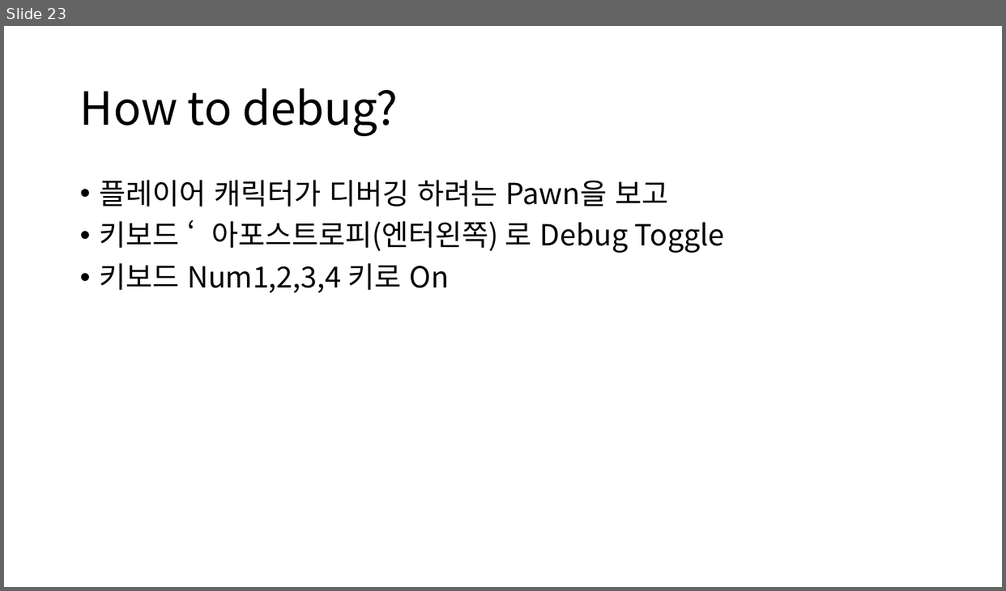
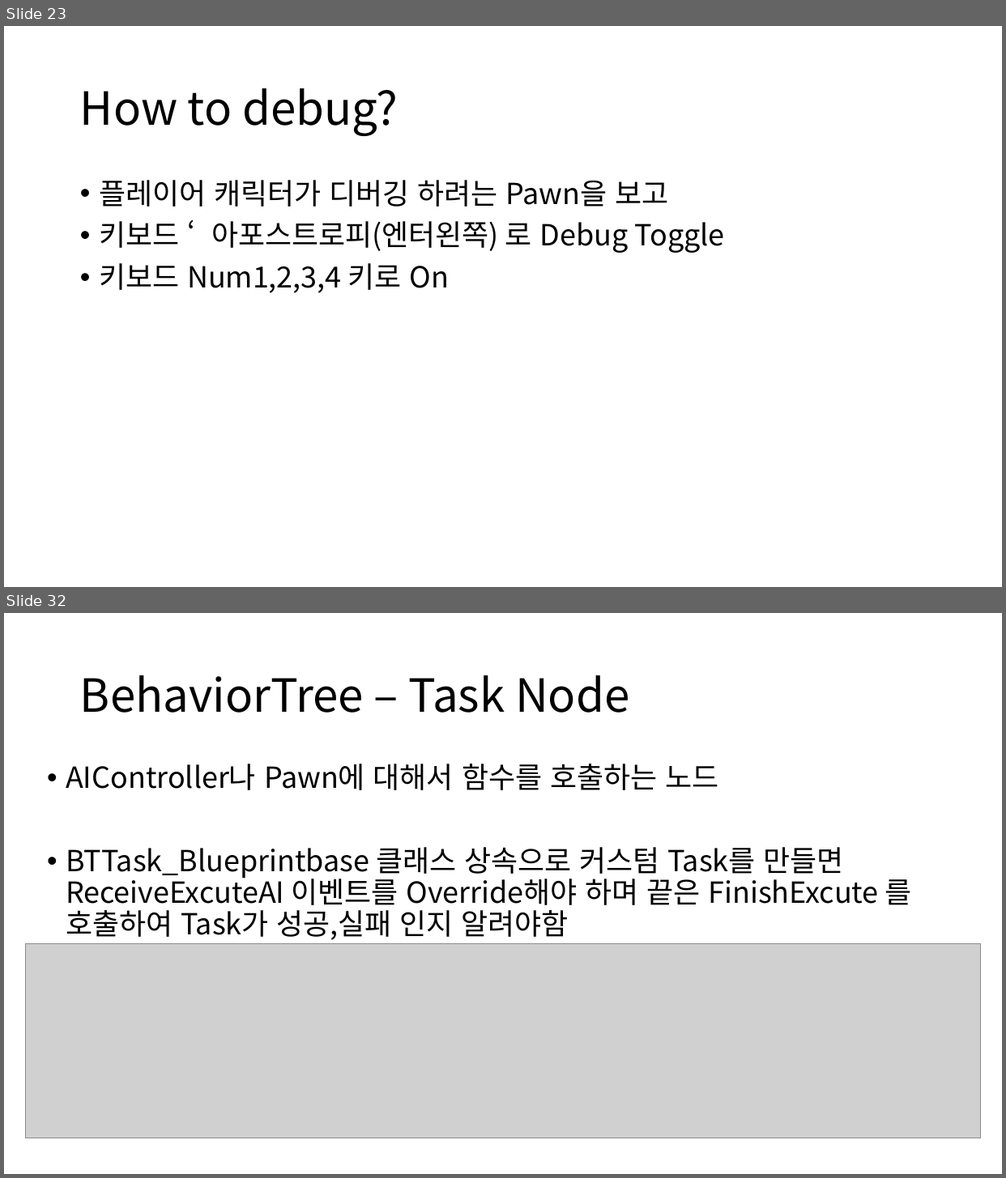
Before and after one commit to ldw9981/UE4_Blueprint, a slide deck: Day04/AI.pptx. Shown one above the other, each under a label of ours: slide 23 before the commit, slides 23 and 32 after it; the slides between them are not shown. The pictures are 1006x591 and 1006x1178 pixels, drawn with LibreOffice and Linux fonts; fonts in the diff are those of the drawing; grey boxes stand for pictures. Boxes give left, top, right and bottom in pixels: in the first picture for what was removed or moved away, otherwise in the second. Text is boxed around its words. In the diff, an @@ line names an element or a change of style, - is before the commit and + after.

Commit message:
BTTask

```diff
--- a/Day04/AI.pptx
+++ b/Day04/AI.pptx
@@ slide 32 added at [4,613,1002,1174], background #FFFFFF @@
@@ title added at [80,675,629,713], 44 pt, text #000000 @@
+BehaviorTree – Task Node
@@ text added at [66,764,912,940], 28 pt, text #000000 @@
+• AIController나 Pawn에 대해서 함수를 호출하는 노드
+• BTTask_Blueprintbase 클래스 상속으로 커스텀 Task를 만들면 ReceiveExcuteAI 이벤트를 Override해야 하며 끝은 FinishExcute 를 호출하여 Task가 성공,실패 인지 알려야함
@@ picture added at [26,944,980,1139] @@
```
Also in this commit, not shown: 8 other slides added, 2 slides removed, 16 other files.
